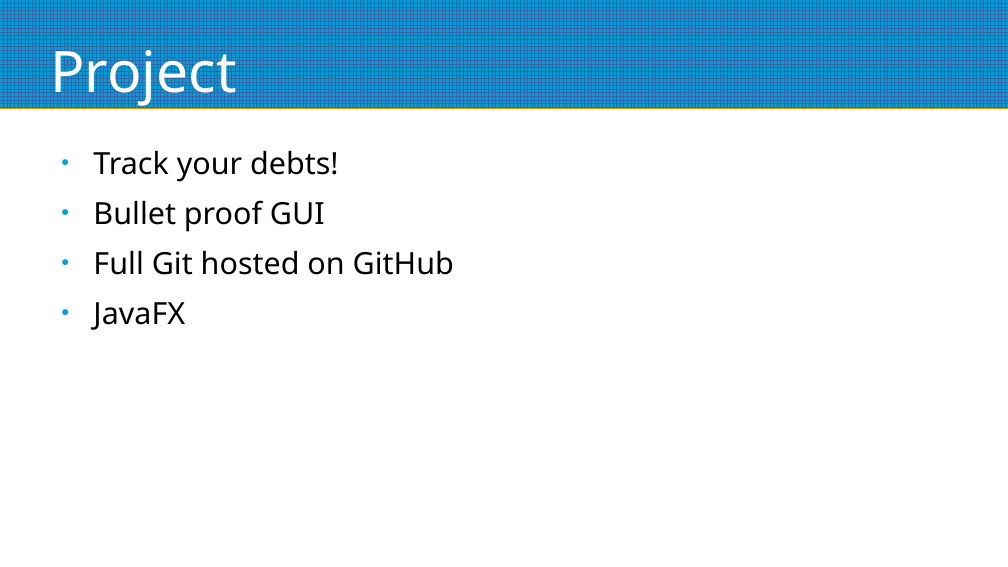
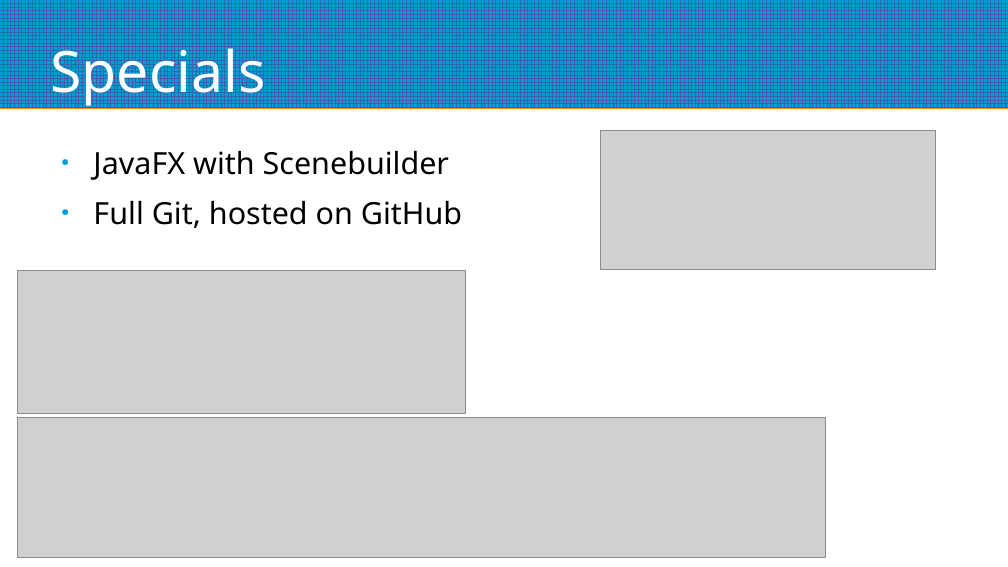
Before and after one commit to RobbeElsermans/SoftwareDesign, a slide deck: slide 5 of ppt.odp (slide 2 before the commit). Drawn at 1008x567 pixels with LibreOffice and Linux fonts; fonts in the diff are those of the drawing; grey boxes stand for pictures. Boxes give left, top, right and bottom in pixels: in the first picture for what was removed or moved away, otherwise in the second. Text is boxed around its words. In the diff, an @@ line names an element or a change of style, - is before the commit and + after.

Commit message:
add ppt pdf

```diff
--- a/ppt.odp
+++ b/ppt.odp
@@ title at box(50, 38, 265, 107): text changed @@
-Project
+Specials
@@ picture added at box(601, 130, 936, 270) @@
@@ text at box(93, 150, 462, 228): text changed @@
-● Track your debts!
-● Bullet proof GUI
-● Full Git hosted on GitHub
-● JavaFX
+● JavaFX with Scenebuilder
+● Full Git, hosted on GitHub
@@ picture added at box(18, 271, 466, 413) @@
@@ picture added at box(18, 417, 826, 558) @@
```
Also in this commit, not shown: 3 slides added, 2 slides removed, 1 other file.
